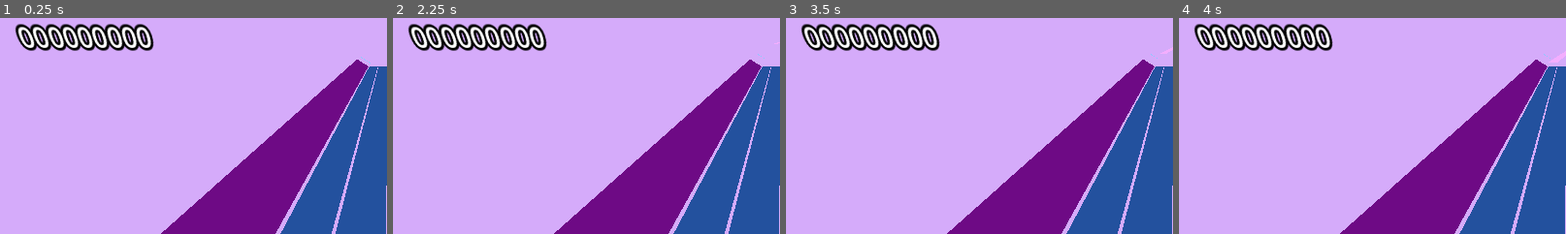
Above: before the commit, frames 1-4 (left to right).
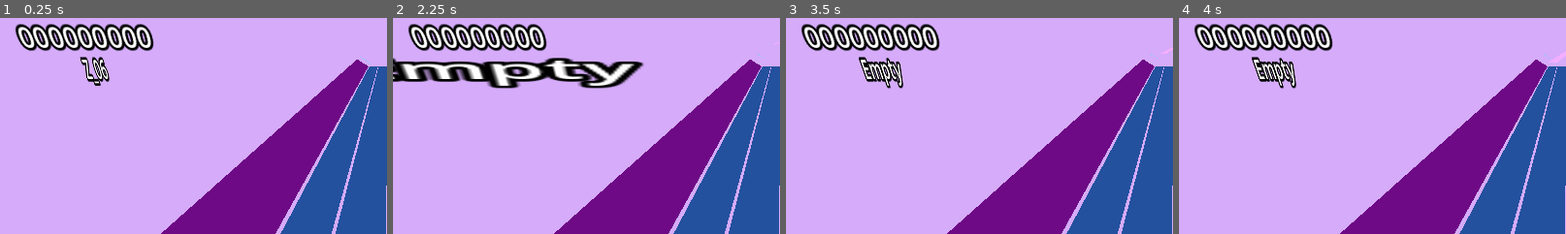
Above: after the commit, the same moments.

Repository: ZeroAd-06/AnteFalsus
Game: Godot game, scene res://Scenes/game_main.tscn
Two runs of this game, one before a commit and one after it. Both use one fixed random seed, a clock stepped at 60 frames per second and the inputs below. Sound files missing from this copy of the repository are replaced by a short silence.
Inputs (mouse positions are % of the whole screen's width and height, from its top left):
- Up to frame 1 (0.25 s): no input
- Up to frame 2 (2.25 s): move the mouse to (55, 49) at 0.52 s; tap Enter at 1.25 s; move the mouse to (45, 50) at 1.27 s; tap Space at 2 s; move the mouse to (52, 48) at 2.02 s
- Up to frame 3 (3.5 s): move the mouse to (49, 51) at 2.77 s
- Up to frame 4 (4 s): tap Enter at 3.5 s; move the mouse to (57, 51) at 3.52 s
The pictures show only the part of the screen within x 0-50%, y 0-50%; the shares and areas given below are measured in that part.

The runs differ from the first frame. In frame 1, 0.6% of the frame differs, in the area x 20-29%, y 17-32%; in frame 2, 6.5%, in the area x 0-65%, y 18-33%; in frame 3, 1.1%; in frame 4, 1.1%.

Commit message:
add judge display?

Diff:
--- a/Scenes/game_main.tscn
+++ b/Scenes/game_main.tscn
@@ -7,6 +7,7 @@
 [ext_resource type="AudioStream" uid="uid://cm8p14bmeocuo" path="res://Charts/Sayonara.noc/Sayonara-Hatsukoi.mp3" id="5_ek0ft"]
 [ext_resource type="Script" uid="uid://c7jxwjv8m1aih" path="res://Scripts/score_display.gd" id="6_blpvf"]
 [ext_resource type="PackedScene" uid="uid://bg67a4jkycqkk" path="res://Scenes/sky_cursor.tscn" id="7_12ds4"]
+[ext_resource type="Script" uid="uid://bdfynwreuwq30" path="res://Scripts/judge_display.gd" id="8_ikmlx"]
 
 [sub_resource type="Environment" id="Environment_7ldut"]
 background_mode = 1
@@ -90,7 +91,14 @@
 [node name="ScoreDisplay" type="Label3D" parent="."]
 transform = Transform3D(1, 0, 0, 0, 1, 0, 0, 0, 1, -2.8205142, 3.4637258, -1.2485552)
 pixel_size = 0.0075
+text = "Z_06"
 script = ExtResource("6_blpvf")
 
 [node name="SkyCursor" parent="." instance=ExtResource("7_12ds4")]
 transform = Transform3D(1, 0, 0, 0, 1, 0, 0, 0, 1, 0, 0.645, -0.5)
+
+[node name="JudgeDisplay" type="Label3D" parent="."]
+transform = Transform3D(1, 0, 0, 0, 1, 0, 0, 0, 1, -2.821, 3.189, -1.249)
+pixel_size = 0.0075
+text = "Z_06"
+script = ExtResource("8_ikmlx")
--- a/Scripts/game_main.gd
+++ b/Scripts/game_main.gd
@@ -3,6 +3,7 @@
 
 @onready var music_player = $MusicPlayer
 @onready var score_display = $ScoreDisplay
+@onready var judge_display = $JudgeDisplay
 @onready var sky_cursor = $SkyCursor
 var currently_active_arc = null
 
@@ -708,12 +709,15 @@
 		if abs(diff) <= JUDGE_WINDOW_EXACT_PLUS:
 			print("Exact+! 误差:", diff * 1000, "ms")
 			scores += (100000000 / 504) * 1 + 1
+			judge_display.show_judge("Exact+")
 		elif abs(diff) <= JUDGE_WINDOW_EXACT:
 			print("Exact! 误差:", diff * 1000, "ms")
 			scores += (100000000 / 504) * 1
+			judge_display.show_judge("Exact")
 		elif abs(diff) <= JUDGE_WINDOW_BLUR:
 			print("Blur! 误差:", diff * 1000, "ms")
 			scores += (100000000 / 504) * 0.3
+			judge_display.show_judge("Blur")
 
 		# 销毁被击中的Note
 		best_note_to_hit.queue_free()
@@ -722,6 +726,7 @@
 	else:
 		# 如果按键时附近没有Note，也可以判定为过早的Empty
 		print("Empty! (Too Early or Missed)")
+		judge_display.show_judge("Empty")
 
 
 func _unhandled_input(event):
--- /dev/null
+++ b/Scripts/judge_display.gd
@@ -0,0 +1,14 @@
+extends Label3D
+
+
+func _ready():
+	pass
+
+
+func _process(delta):
+	if(self.scale.x > 0.5):
+		self.scale.x -= delta * 5
+
+func show_judge(text):
+	self.text=text
+	self.scale.x = 5
--- a/project.godot
+++ b/project.godot
@@ -19,31 +19,31 @@
 
 ground_track_0_press={
 "deadzone": 0.2,
-"events": [Object(InputEventKey,"resource_local_to_scene":fa …(140 unchanged characters)… d":false,"keycode":0,"physical_keycode":83,"key_label":0,"unicode":115,"location":0,"echo":false,"script":null)
+"events": [Object(InputEventKey,"resource_local_to_scene":fa …(140 unchanged characters)… d":false,"keycode":0,"physical_keycode":4194325,"key_label":0,"unicode":0,"location":0,"echo":false,"script":null)
 ]
 }
 ground_track_1_press={
 "deadzone": 0.2,
-"events": [Object(InputEventKey,"resource_local_to_scene":fa …(141 unchanged characters)… ":false,"keycode":0,"physical_keycode":68,"key_label":0,"unicode":100,"location":0,"echo":false,"script":null)
+"events": [Object(InputEventKey,"resource_local_to_scene":fa …(141 unchanged characters)… ":false,"keycode":0,"physical_keycode":65,"key_label":0,"unicode":97,"location":0,"echo":false,"script":null)
 ]
 }
 ground_track_2_press={
 "deadzone": 0.2,
-"events": [Object(InputEventKey,"resource_local_to_scene":fa …(140 unchanged characters)… d":false,"keycode":0,"physical_keycode":70,"key_label":0,"unicode":102,"location":0,"echo":false,"script":null)
+"events": [Object(InputEventKey,"resource_local_to_scene":fa …(140 unchanged characters)… d":false,"keycode":0,"physical_keycode":83,"key_label":0,"unicode":115,"location":0,"echo":false,"script":null)
 ]
 }
 ground_track_3_press={
 "deadzone": 0.2,
-"events": [Object(InputEventKey,"resource_local_to_scene":fa …(140 unchanged characters)… d":false,"keycode":0,"physical_keycode":74,"key_label":0,"unicode":106,"location":0,"echo":false,"script":null)
+"events": [Object(InputEventKey,"resource_local_to_scene":fa …(140 unchanged characters)… d":false,"keycode":0,"physical_keycode":68,"key_label":0,"unicode":100,"location":0,"echo":false,"script":null)
 ]
 }
 ground_track_4_press={
 "deadzone": 0.2,
-"events": [Object(InputEventKey,"resource_local_to_scene":fa …(141 unchanged characters)… ":false,"keycode":0,"physical_keycode":75,"key_label":0,"unicode":107,"location":0,"echo":false,"script":null)
+"events": [Object(InputEventKey,"resource_local_to_scene":fa …(141 unchanged characters)… ":false,"keycode":0,"physical_keycode":70,"key_label":0,"unicode":102,"location":0,"echo":false,"script":null)
 ]
 }
 ground_track_5_press={
 "deadzone": 0.2,
-"events": [Object(InputEventKey,"resource_local_to_scene":fa …(140 unchanged characters)… d":false,"keycode":0,"physical_keycode":76,"key_label":0,"unicode":108,"location":0,"echo":false,"script":null)
+"events": [Object(InputEventKey,"resource_local_to_scene":fa …(140 unchanged characters)… d":false,"keycode":0,"physical_keycode":32,"key_label":0,"unicode":32,"location":0,"echo":false,"script":null)
 ]
 }
Not shown: 1 places in Scenes/game_main.tscn that only renumber resources
Not shown, added: Scripts/judge_display.gd.uid
Not shown, changed: export_presets.cfg
Not shown, changed: .gitignore
Not shown, added: Dist.7z
